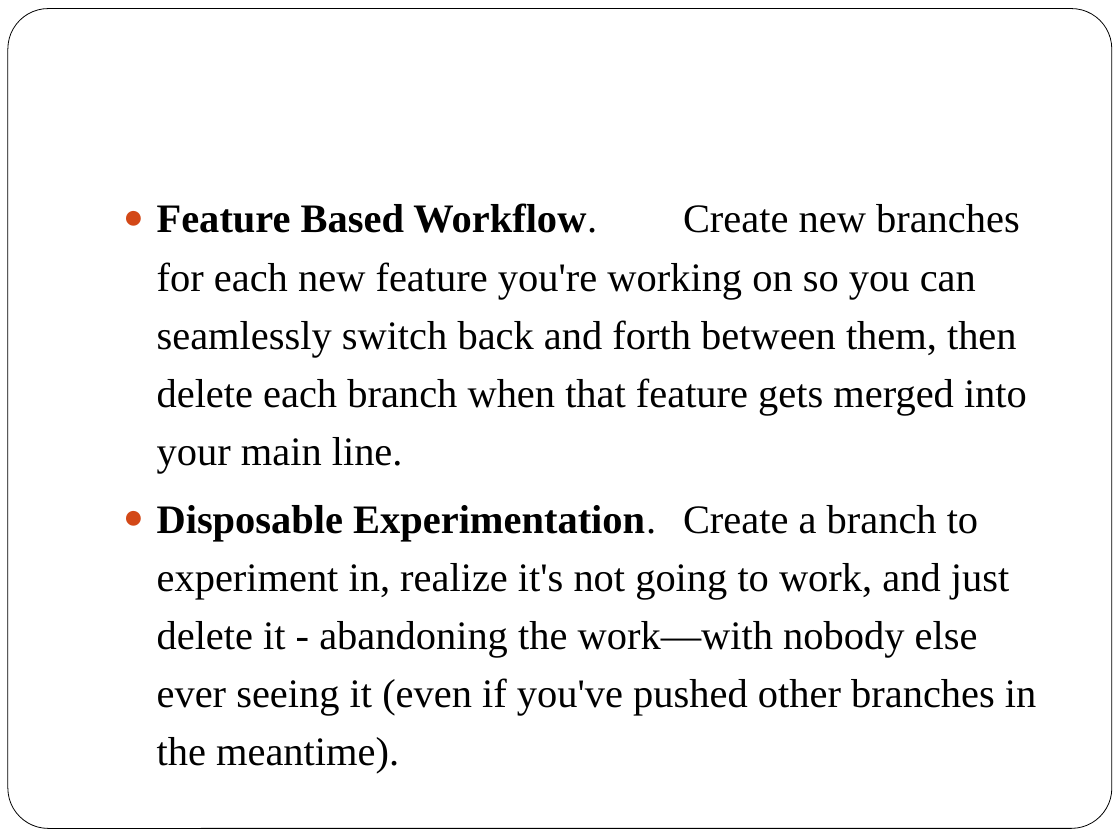
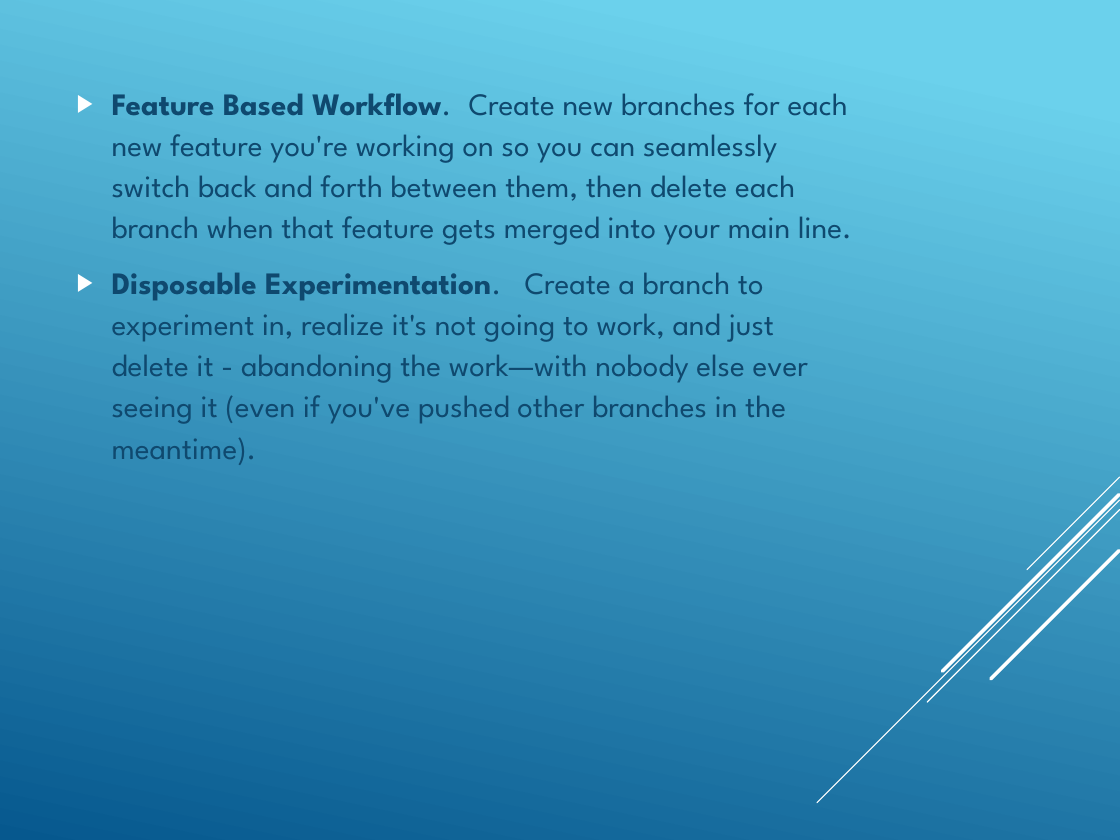
Before and after one commit to billdan02/schoolWork, a slide deck: slide 6 of powerpoint/GitGithubGitpages.pptx. Drawn at 1120x840 pixels with LibreOffice and Linux fonts; fonts in the diff are those of the drawing. Boxes give left, top, right and bottom in pixels: in the first picture for what was removed or moved away, otherwise in the second. Text is boxed around its words. In the diff, an @@ line names an element or a change of style, - is before the commit and + after.

```diff
--- a/powerpoint/GitGithubGitpages.pptx
+++ b/powerpoint/GitGithubGitpages.pptx
@@ background #FFFFFF to gradient #6ED2EB to #06588E @@
@@ rounded rectangle removed at box(8, 9, 1112, 829) @@
@@ text "Feature Based Workflow. Create new ...": place and size @@
-text "Feature Based Workflow. Create new ..." at box(157, 203, 1036, 716)
+text "Feature Based Workflow. Create new ..." at box(112, 93, 852, 465)
@@ text "Feature Based Workflow. Create new ..." at box(112, 93, 852, 465): size 26 to 20 pt, font Times New Roman to League Spartan, text colour #000000 to #0F496F; bullet ● to ▶; line spacing 1.2 to 1.1; more space between paragraphs; bullet colour #D34817 to #FFFFFF; vertical alignment top to middle @@
@@ group added at box(818, 477, 1120, 803): 5 lines @@
```
Also in this commit, not shown: 13 other slides changed, 1 other file.
